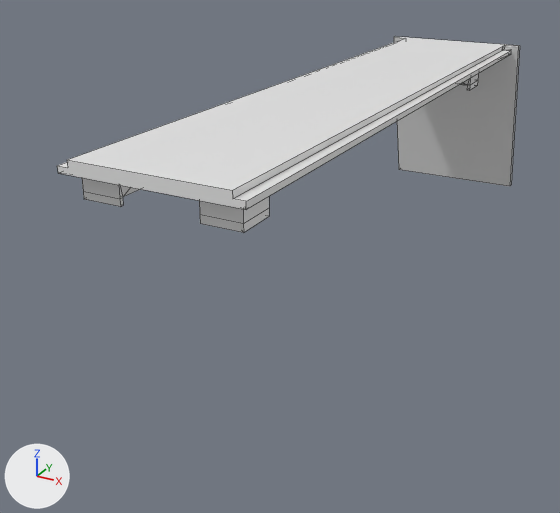
Two versions of the Blender file DeskSwitch.blend, one commit apart.
Camera for both pictures: a camera (50 mm lens) standing at (102.0, -361.0, 52.0) and looking at (-19.0, -140.0, -58.0). Arrows for +X, +Y and +Z are at lower left; the lights stay in place. The older version comes first. Mesh edges are drawn as thin lines.

In view in the first picture: 'mount'.
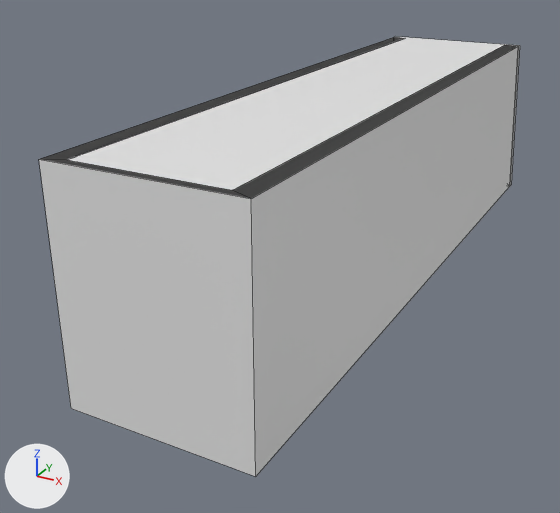
Commit message: Enclosure boss

What differs and where, as boxes (x1, y1, x2, y2) in the pictures (560 x 513 px):
```json
{"object": "enclosure", "change": "shown", "after": [39, 37, 518, 476]}
{"object": "mount", "change": "reshaped", "before": [57, 37, 520, 233], "after": [68, 37, 520, 190]}
{"part": 1, "of": "me_cube_001", "change": "built on", "before": [57, 160, 246, 210]}
```

Scene script edits in JSON lines:
```json
{"block": "me_cube_001", "where": "# used by ob_mount; location = (0.0, 0.0, 0.0)"}
{"op": "remove", "block": "me_cube_001", "code": "me_cube_001.from_pydata(...)  # 105 vertices, 106 faces; spans x -28.0..28.0, y -235.0..4.0, z -66.0..2.0"}
{"op": "add", "block": "me_cube_001", "code": "me_cube_001.from_pydata(...)  # 113 vertices, 111 faces; spans x -28.0..28.0, y -235.0..4.0, z -66.0..2.0"}
{"block": "me_cube_001", "change": "me_cube_001 part 1"}
{"block": "me_cube_001", "change": "4 faces are deleted"}
{"block": "me_cube_001", "change": "8 vertices are added at x -4.0..4.0, y -235.0..-225.0, z -6.0..-2.0"}
{"block": "me_cube_001", "change": "9 new faces join them"}
{"op": "remove", "block": "ob_enclosure", "code": "ob_enclosure.hide_set(True)"}
```
